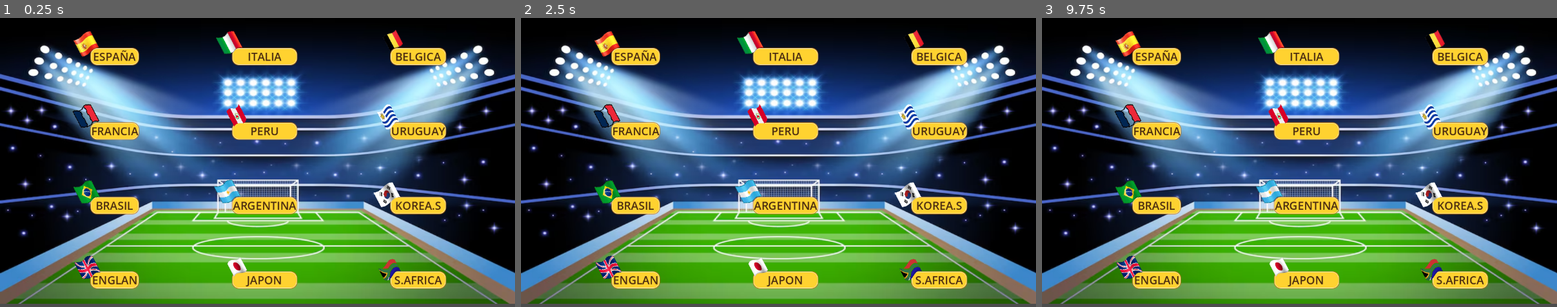
Above: before the commit, frames 1-3 (left to right).
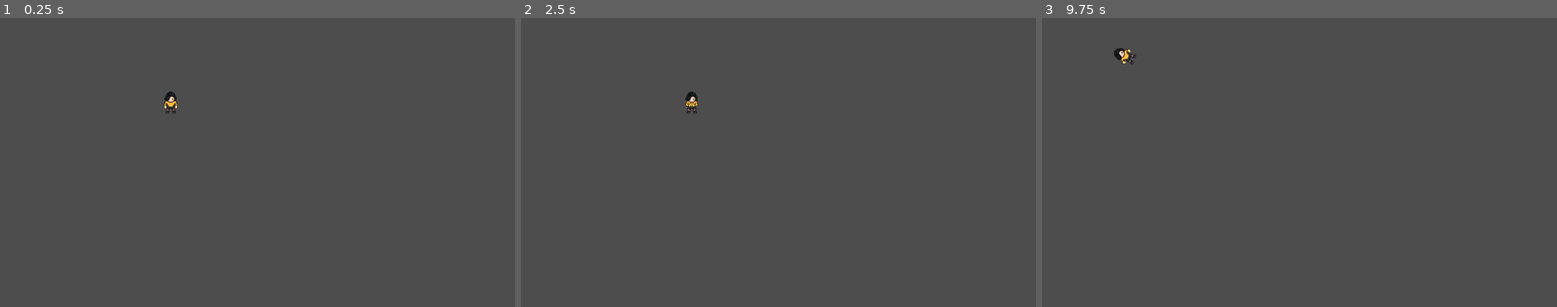
Above: after the commit, the same moments.

Repository: lulorojas/Scanio-Rojas-Mundial
Game: Godot game, scene res://escenas/arquero.tscn
Same seed, same stepped clock (60 frames per second), same inputs: the game is played once before the commit and once after it. Before the commit the project starts from res://escenas/menuselecciones.tscn.
Inputs (mouse positions are in pixels of both pictures, inside the frame that each line leads up to):
- Up to frame 1 (0.25 s): no input
- Up to frame 2 (2.5 s): click (634, 55) at 0.5 s, where only the run before the commit has a clickable "ESPAÑA"; click (783, 55) at 1.25 s, where only the run before the commit has a clickable "ITALIA"; click (938, 55) at 2 s, where only the run before the commit has a clickable "BELGICA"
- Up to frame 3 (9.75 s): click (1155, 130) at 2.75 s, where only the run before the commit has a clickable "FRANCIA"; click (1304, 130) at 3.5 s, where only the run before the commit has a clickable "PERU"; click (1459, 130) at 4.25 s, where only the run before the commit has a clickable "URUGUAY"; click (1155, 205) at 5 s, where only the run before the commit has a clickable "BRASIL"; click (1304, 205) at 5.75 s, where only the run before the commit has a clickable "ARGENTINA"; click (1459, 205) at 6.5 s, where only the run before the commit has a clickable "KOREA.S"; click (1304, 280) at 7.25 s, where only the run before the commit has a clickable "JAPON"; click (1459, 280) at 8 s, where only the run before the commit has a clickable "S.AFRICA"; click (1155, 280) at 8.75 s, where only the run before the commit has a clickable "ENGLAN"; hold D from 9.53 s (still down); hold Q from 9.53 s (still down)

The runs differ from the first frame. In frame 1, 99% of the frame differs, in the area x 0-100%, y 0-99%; in frame 2, 99%; in frame 3, 99%.

Commit message:
arquero hecho, falta integrar con cancha y eso para ver como funciona ademas de cambiarle valores para que se tire como queremos

Diff:
--- /dev/null
+++ b/mundial-penales/escenas/arquero.gd
@@ -0,0 +1,90 @@
+extends Area2D
+
+@export var distancia_horizontal: float = 220.0
+@export var distancia_vertical: float = 120.0
+@export var tiempo_de_vuelo: float = 0.3
+@export var tiempo_en_suelo: float = 0.6
+@export var grados_de_inclinacion: float = 75.0
+
+var posicion_inicial: Vector2
+var esta_ocupado: bool = false
+
+@onready var animacion: AnimatedSprite2D = $AnimatedSprite2D
+@onready var colision: CollisionShape2D = $CollisionShape2D
+
+func _ready():
+	posicion_inicial = global_position
+	animacion.play("quieto")
+
+func _process(_delta):
+	if esta_ocupado:
+		return
+
+	var direccion_horizontal: float = 0.0
+	var direccion_vertical: float = 0.0
+	var intenta_atajar: bool = false
+
+	if Input.is_key_pressed(KEY_Q):
+		direccion_horizontal = -1.0
+		direccion_vertical = -1.0
+		intenta_atajar = true
+	elif Input.is_key_pressed(KEY_E):
+		direccion_horizontal = 1.0
+		direccion_vertical = -1.0
+		intenta_atajar = true
+	elif Input.is_key_pressed(KEY_A):
+		direccion_horizontal = -1.0
+		direccion_vertical = 0.0
+		intenta_atajar = true
+	elif Input.is_key_pressed(KEY_D):
+		direccion_horizontal = 1.0
+		direccion_vertical = 0.0
+		intenta_atajar = true
+	elif Input.is_key_pressed(KEY_Z):
+		direccion_horizontal = -1.0
+		direccion_vertical = 1.0
+		intenta_atajar = true
+	elif Input.is_key_pressed(KEY_C):
+		direccion_horizontal = 1.0
+		direccion_vertical = 1.0
+		intenta_atajar = true
+
+	if intenta_atajar:
+		_lanzar_arquero(direccion_horizontal, direccion_vertical)
+
+func _lanzar_arquero(direccion_horizontal: float, direccion_vertical: float):
+	esta_ocupado = true
+	var posicion_destino: Vector2 = posicion_inicial + Vector2(direccion_horizontal * distancia_horizontal, direccion_vertical * distancia_vertical)
+
+	if direccion_horizontal < 0:
+		animacion.flip_h = false
+		animacion.play("atajar")
+	elif direccion_horizontal > 0:
+		animacion.flip_h = true
+		animacion.play("atajar")
+	else:
+		animacion.flip_h = false
+		animacion.play("quieto")
+
+	var angulo_de_rotacion: float = direccion_horizontal * grados_de_inclinacion
+
+	var manejador = create_tween()
+
+	manejador.tween_property(self, "global_position", posicion_destino, tiempo_de_vuelo).set_trans(Tween.TRANS_QUAD).set_ease(Tween.EASE_OUT)
+	manejador.parallel().tween_property(animacion, "rotation_degrees", angulo_de_rotacion, tiempo_de_vuelo).set_trans(Tween.TRANS_QUAD).set_ease(Tween.EASE_OUT)
+	manejador.parallel().tween_property(colision, "rotation_degrees", angulo_de_rotacion, tiempo_de_vuelo).set_trans(Tween.TRANS_QUAD).set_ease(Tween.EASE_OUT)
+
+	manejador.tween_interval(tiempo_en_suelo)
+
+	manejador.tween_property(self, "global_position", posicion_inicial, tiempo_de_vuelo).set_trans(Tween.TRANS_QUAD).set_ease(Tween.EASE_IN_OUT)
+	manejador.parallel().tween_property(animacion, "rotation_degrees", 0.0, tiempo_de_vuelo).set_trans(Tween.TRANS_QUAD).set_ease(Tween.EASE_IN_OUT)
+	manejador.parallel().tween_property(colision, "rotation_degrees", 0.0, tiempo_de_vuelo).set_trans(Tween.TRANS_QUAD).set_ease(Tween.EASE_IN_OUT)
+
+	manejador.finished.connect(_finalizar_atajada)
+
+func _finalizar_atajada():
+	animacion.play("quieto")
+	animacion.flip_h = false
+	animacion.rotation_degrees = 0.0
+	colision.rotation_degrees = 0.0
+	esta_ocupado = false
--- /dev/null
+++ b/mundial-penales/escenas/arquero.tscn
@@ -0,0 +1,81 @@
+[gd_scene format=3 uid="uid://dwq444ma1qeqp"]
+
+[ext_resource type="Script" uid="uid://bghu3eck8p6w0" path="res://escenas/arquero.gd" id="1_8mxbl"]
+[ext_resource type="Texture2D" uid="uid://cvj35p0x7wghw" path="res://assets/arqueros/arquero.png" id="2_e68xn"]
+
+[sub_resource type="AtlasTexture" id="AtlasTexture_8mxbl"]
+atlas = ExtResource("2_e68xn")
+region = Rect2(0, 134, 64, 67)
+
+[sub_resource type="AtlasTexture" id="AtlasTexture_e68xn"]
+atlas = ExtResource("2_e68xn")
+region = Rect2(192, 134, 64, 67)
+
+[sub_resource type="AtlasTexture" id="AtlasTexture_1ij7d"]
+atlas = ExtResource("2_e68xn")
+region = Rect2(256, 134, 64, 67)
+
+[sub_resource type="AtlasTexture" id="AtlasTexture_ajwqk"]
+atlas = ExtResource("2_e68xn")
+region = Rect2(320, 134, 64, 67)
+
+[sub_resource type="AtlasTexture" id="AtlasTexture_jytp1"]
+atlas = ExtResource("2_e68xn")
+region = Rect2(0, 134, 64, 67)
+
+[sub_resource type="AtlasTexture" id="AtlasTexture_r4l6u"]
+atlas = ExtResource("2_e68xn")
+region = Rect2(64, 134, 64, 67)
+
+[sub_resource type="AtlasTexture" id="AtlasTexture_dl3d0"]
+atlas = ExtResource("2_e68xn")
+region = Rect2(128, 134, 64, 67)
+
+[sub_resource type="SpriteFrames" id="SpriteFrames_qk0s8"]
+animations = [{
+"frames": [{
+"duration": 1.0,
+"texture": SubResource("AtlasTexture_8mxbl")
+}, {
+"duration": 1.0,
+"texture": SubResource("AtlasTexture_e68xn")
+}, {
+"duration": 1.0,
+"texture": SubResource("AtlasTexture_1ij7d")
+}, {
+"duration": 1.0,
+"texture": SubResource("AtlasTexture_ajwqk")
+}],
+"loop": true,
+"name": &"atajar",
+"speed": 6.0
+}, {
+"frames": [{
+"duration": 1.0,
+"texture": SubResource("AtlasTexture_jytp1")
+}, {
+"duration": 1.0,
+"texture": SubResource("AtlasTexture_r4l6u")
+}, {
+"duration": 1.0,
+"texture": SubResource("AtlasTexture_dl3d0")
+}],
+"loop": true,
+"name": &"quieto",
+"speed": 2.0
+}]
+
+[sub_resource type="RectangleShape2D" id="RectangleShape2D_5iqqe"]
+size = Vector2(21, 41)
+
+[node name="arquero" type="Area2D" unique_id=1598289278]
+script = ExtResource("1_8mxbl")
+
+[node name="AnimatedSprite2D" type="AnimatedSprite2D" parent="." unique_id=1897599771]
+position = Vector2(382, 192)
+sprite_frames = SubResource("SpriteFrames_qk0s8")
+animation = &"atajar"
+
+[node name="CollisionShape2D" type="CollisionShape2D" parent="." unique_id=1646763581]
+position = Vector2(382.5, 183.5)
+shape = SubResource("RectangleShape2D_5iqqe")
--- a/mundial-penales/project.godot
+++ b/mundial-penales/project.godot
@@ -11,7 +11,7 @@
 [application]
 
 config/name="MundialPenales"
-run/main_scene="uid://cx6bu3gl2bfl5"
+run/main_scene="uid://dwq444ma1qeqp"
 config/features=PackedStringArray("4.6", "Forward Plus")
 config/icon="res://icon.svg"
 
Binary file added: mundial-penales/assets/arqueros/arquero.png
Not shown, added: mundial-penales/assets/arqueros/arquero.png.import
Not shown, added: mundial-penales/escenas/arquero.gd.uid
